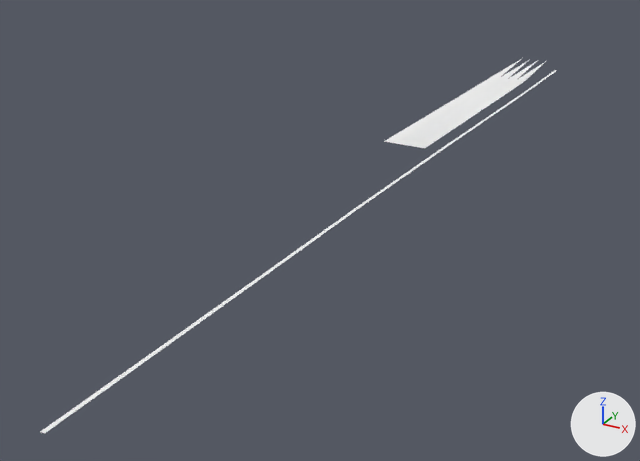
A saved change to the glTF model output/glb/__0_001_.glb.
Both versions are drawn from a 50 mm camera at (-115.0, -539.0, 89.0) aimed at (-235.0, -322.0, -20.0). Every picture has the same lights, and +X, +Y and +Z are marked at lower right. Where no turn or scale is listed for an object, it has been applied to the vertices. Vertices at the same position are counted once.
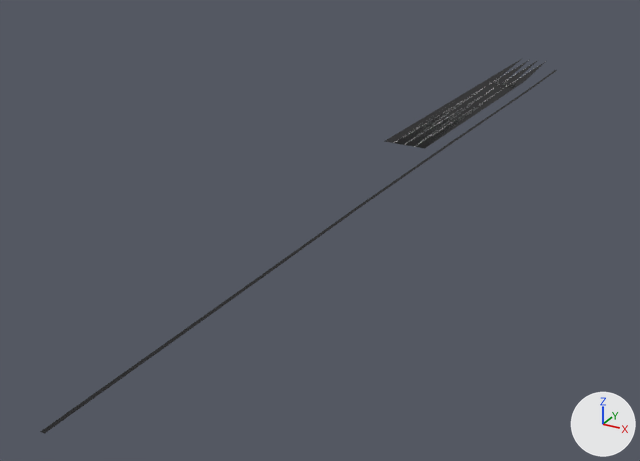
Changed parts and their boxes [x1, y1, x2, y2] in the pictures (640 x 461 px):
'Mesh_0', recoloured: [40, 59, 557, 434] in both

What changed in the scene script:
```text
Change mat_default:
    where n0 = _N.new('ShaderNodeBsdfPrincipled'); n0.name = 'Principled BSDF'
    remove n0.inputs[0].default_value = (1.0, 1.0, 1.0, 1.0)  # 'Base Color', white #ffffff
    add n2 = _N.new('ShaderNodeVertexColor'); n2.name = 'Color Attribute'
    add _L.new(n2.outputs[0], n0.inputs[0])  # 'Color' to 'Base Color'
Change me_mesh_0:
    where me_mesh_0.from_pydata(...)  # 108 vertices, 115 faces; spans x -229.0..-206.0, y -456.0..-150.0, z 0.0
    used by ob_mesh_0; location = (0.0, 0.0, 0.0)
    me_mesh_0 part 1: vertex colours changed
```
